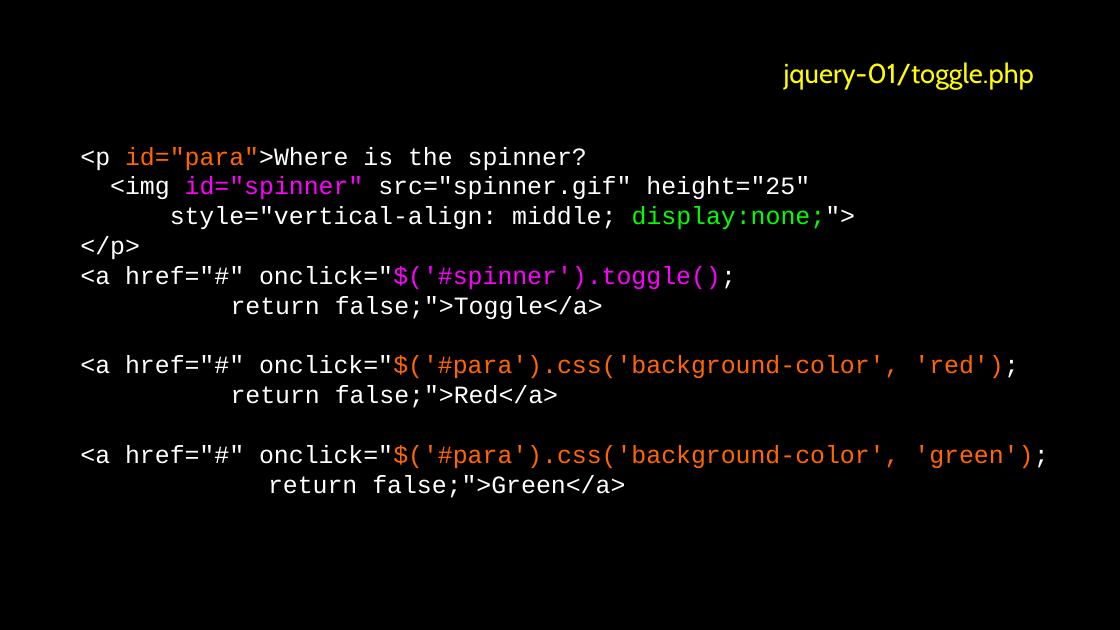
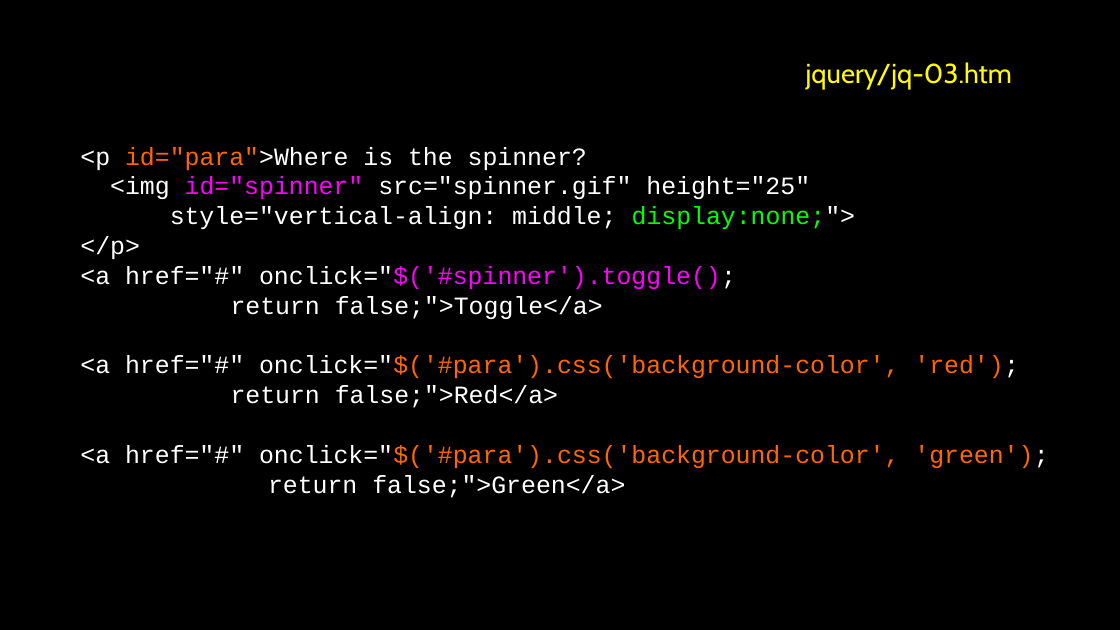
Before and after one commit to csev/dj4e, a slide deck: slide 15 of lectures/JS-03-JQuery.ppt (slide 6 before the commit). Drawn at 1120x630 pixels with LibreOffice and Linux fonts; fonts in the diff are those of the drawing. Boxes give left, top, right and bottom in pixels: in the first picture for what was removed or moved away, otherwise in the second. Text is boxed around its words. In the diff, an @@ line names an element or a change of style, - is before the commit and + after.

```diff
--- a/lectures/JS-03-JQuery.ppt
+++ b/lectures/JS-03-JQuery.ppt
@@ text in free at (806,62,1012,89): text changed @@
-jquery-01/toggle.php
+jquery/jq-03.htm
```
Also in this commit, not shown: 5 other slides changed, 10 slides added, 2 slides removed, 3 other files.
